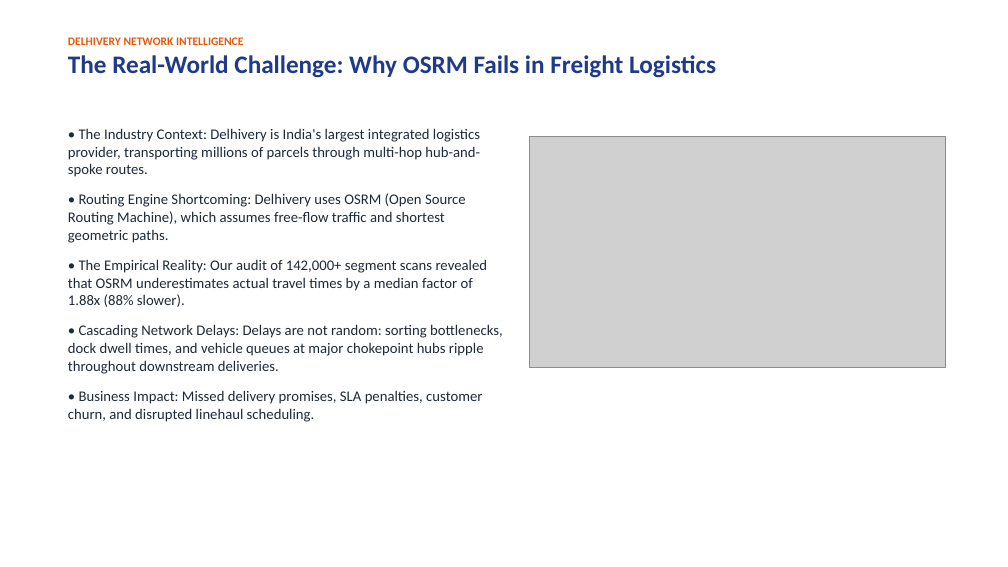
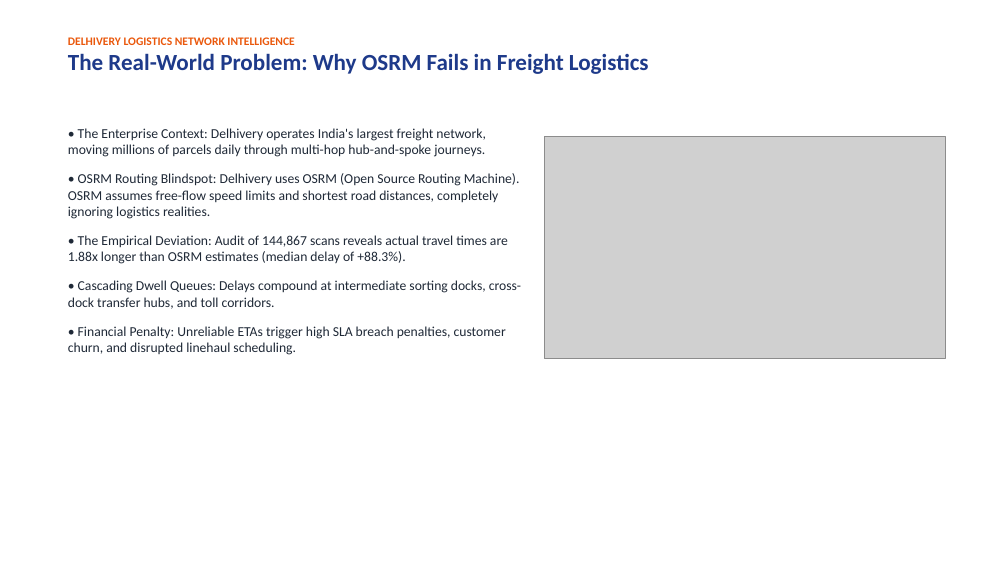
Before and after one commit to jaigoyal0000-dotcom/ML-Project-LOGISTIC-AI-, a slide deck: slide 2 of presentation_slides.pptx. Drawn at 1008x567 pixels with LibreOffice and Linux fonts; fonts in the diff are those of the drawing; grey boxes stand for pictures. Boxes give left, top, right and bottom in pixels: in the first picture for what was removed or moved away, otherwise in the second. Text is boxed around its words. In the diff, an @@ line names an element or a change of style, - is before the commit and + after.

Commit message:
Update PPT: Add data breakdowns, empirical outputs, mathematical formulations, and ROI calculations (16 slides)

```diff
--- a/presentation_slides.pptx
+++ b/presentation_slides.pptx
@@ text at bbox=[68, 37, 649, 74]: text changed; size 24 to 22 pt @@
-DELHIVERY NETWORK INTELLIGENCE
-The Real-World Challenge: Why OSRM Fails in Freight Logistics
+DELHIVERY LOGISTICS NETWORK INTELLIGENCE
+The Real-World Problem: Why OSRM Fails in Freight Logistics
@@ text at bbox=[68, 128, 521, 355]: text changed; size 14 to 13 pt @@
-• The Industry Context: Delhivery is India's largest integrated logistics provider, transporting millions of parcels through multi-hop hub-and-spoke routes.
-• Routing Engine Shortcoming: Delhivery uses OSRM (Open Source Routing Machine), which assumes free-flow traffic and shortest geometric paths.
-• The Empirical Reality: Our audit of 142,000+ segment scans revealed that OSRM underestimates actual travel times by a median factor of 1.88x (88% slower).
-• Cascading Network Delays: Delays are not random: sorting bottlenecks, dock dwell times, and vehicle queues at major chokepoint hubs ripple throughout downstream deliveries.
-• Business Impact: Missed delivery promises, SLA penalties, customer churn, and disrupted linehaul scheduling.
+• The Enterprise Context: Delhivery operates India's largest freight network, moving millions of parcels daily through multi-hop hub-and-spoke journeys.
+• OSRM Routing Blindspot: Delhivery uses OSRM (Open Source Routing Machine). OSRM assumes free-flow speed limits and shortest road distances, completely ignoring logistics realities.
+• The Empirical Deviation: Audit of 144,867 scans reveals actual travel times are 1.88x longer than OSRM estimates (median delay of +88.3%).
+• Cascading Dwell Queues: Delays compound at intermediate sorting docks, cross-dock transfer hubs, and toll corridors.
+• Financial Penalty: Unreliable ETAs trigger high SLA breach penalties, customer churn, and disrupted linehaul scheduling.
@@ picture: place and size @@
-picture at bbox=[529, 136, 945, 368]
+picture at bbox=[544, 136, 945, 358]
```
Also in this commit, not shown: 3 other slides changed, 12 slides added, 6 slides removed, 1 other file.
